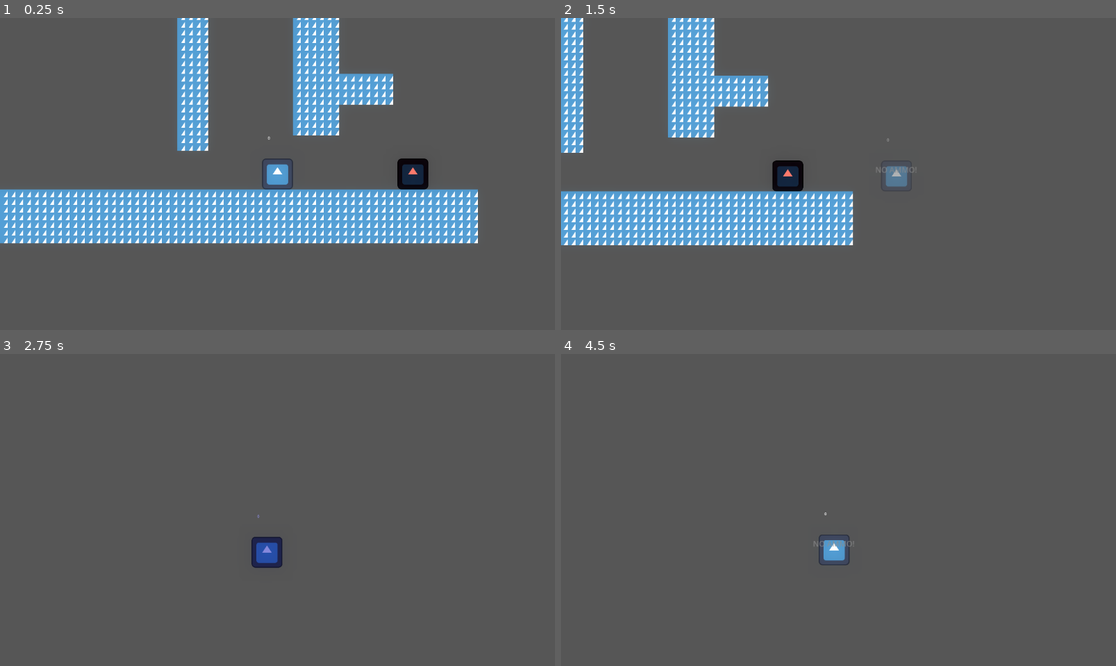
Above: before the commit, frames 1-4 (two rows, left to right).
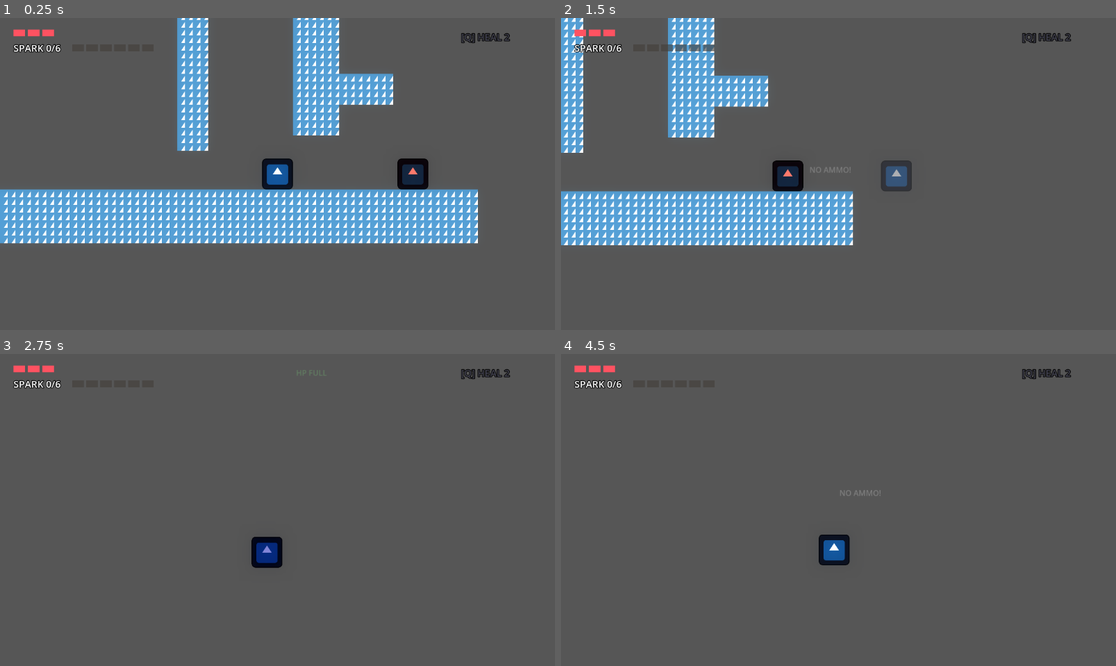
Above: after the commit, the same moments.

Repository: YllariSang/Action-Platformer-Prototype
Game: Godot game, scene res://Scenes/main.tscn
Same seed, same stepped clock (60 frames per second), same inputs: the game is played once before the commit and once after it. The engine's default icon, where the game draws it, is replaced by a stand-in: a white triangle on a blue panel in a dark square.
Inputs (mouse positions are in pixels of both pictures, inside the frame that each line leads up to):
- Up to frame 1 (0.25 s): no input
- Up to frame 2 (1.5 s): tap Enter (ui_accept) at 0.5 s; move the mouse to (960, 158) at 0.52 s; press the mouse at (960, 158) at 0.53 s; hold D (right) from 0.53 s (still down); tap Space (jump) at 0.77 s; tap Shift (dash) at 0.8, 1.35 s; move the mouse to (727, 189) at 1.27 s; release the mouse at (727, 189) at 1.28 s
- Up to frame 3 (2.75 s): tap Space (jump) at 1.52 s; tap Q (heal) at 1.55, 2.1 s; move the mouse to (333, 441) at 2.02 s; release D (right) at 2.03 s; hold A (left) from 2.03 s (still down); right-click (333, 441) at 2.3 s
- Up to frame 4 (4.5 s): move the mouse to (810, 572) at 2.77 s; release A (left) at 2.78 s; hold D (right) 2.78-4.28 s; right-click (810, 572) at 2.85 s; tap Space (jump) at 3.02, 3.77 s; click (810, 572) at 3.05 s; move the mouse to (1005, 556) at 3.52 s; press the mouse at (1005, 556) at 3.53 s; tap Shift (dash) at 3.8, 4.35 s; tap R (restart) at 4.15 s; move the mouse to (672, 463) at 4.27 s; release the mouse at (672, 463) at 4.28 s; hold A (left) from 4.28 s (still down)

The runs differ from the first frame. In frame 1, 1.0% of the frame differs, in the area x 2-92%, y 3-56%; in frame 2, 1.2%; in frame 3, 1.0%; in frame 4, 1.1%.

Commit message:
feat: add player health, death, spark healing and a screen-space HUD
The player could not die. take_damage() printed "Ouch!" and shook the camera,
so the parry had no stakes and the double-damage-on-recovery window had no
effect. Adds:

- 3 HP, 1s immunity window after a hit, with a blink so the sprite stays
  readable while invulnerable. The immunity window matters because the boss
  shotgun fires five bullets per volley, which would otherwise empty all
  three hearts at once.
- Death: stops input, drops the guard, triggers the result screen, and clears
  any pending slow motion. A cooldown timer already in flight is guarded so it
  cannot hand can_parry back to a corpse.
- Healing on Q for 2 Sparks, the only source of recovery. Refuses at full HP
  and when short on Sparks, both with a popup so the rule is legible.
- Dash i-frames cancel any hit, including the recovery penalty, with a DODGE!
  popup replacing the old console-only print.

Moves the HUD off the player sprite onto the existing empty UI CanvasLayer. It
was a Node2D at y=-150 under Sprite2D, so it floated with the player and
scaled with camera zoom. Now anchored top-left: red pips for HP, amber pips
and an "SPARK n/6" readout for Sparks, and a "[Q] HEAL 2" hint top-right that
lights green only when a heal is affordable.

Pips are built in code from max_hp/max_ammo rather than hand-placed. The
previous three fixed Pip1/Pip2/Pip3 nodes meant setting max_hp to 5 in the
inspector would have crashed. Text has a dark outline for legibility, and the
two pip colours are distinct so health and ammo are never confused.

Two bugs found while testing this. The spark row and label initially shared a
vertical band and overlapped, so the layout moved to VBox/HBox containers.
And shake_ui() captured its rest position at the start of each shake, so an
interrupted shake left the column displaced, the next shake treated that
displaced value as rest, and the HUD crept across the screen; the rest
position is now captured once after the first layout pass and every shake
hard-resets first. Verified over 100 overlapping shakes.

Also removes the dead ShootTimer node from flying_enemy.tscn and repoints
.vscode/settings.json from a Windows path to /usr/bin/godot.

Diff:
--- a/Scenes/flying_enemy.tscn
+++ b/Scenes/flying_enemy.tscn
@@ -16,7 +16,3 @@
 
 [node name="CollisionShape2D" type="CollisionShape2D" parent="."]
 shape = SubResource("CircleShape2D_tvc0l")
-
-[node name="ShootTimer" type="Timer" parent="."]
-wait_time = 2.0
-autostart = true
--- a/Scenes/main.tscn
+++ b/Scenes/main.tscn
@@ -7,6 +7,7 @@
 [ext_resource type="Script" uid="uid://dc2nm3ravxybl" path="res://Scripts/boss_trigger.gd" id="5_lquwl"]
 [ext_resource type="PackedScene" uid="uid://cafj7hxlulfef" path="res://Scenes/flying_enemy.tscn" id="6_6bp64"]
 [ext_resource type="PackedScene" uid="uid://drot3t2abc2wm" path="res://Scenes/melee_enemy.tscn" id="7_344ge"]
+[ext_resource type="PackedScene" path="res://Scenes/result_screen.tscn" id="8_result"]
 
 [sub_resource type="TileSetAtlasSource" id="TileSetAtlasSource_1bvp3"]
 texture = ExtResource("2_h2yge")
@@ -127,3 +128,5 @@
 
 [node name="MeleeEnemy" parent="." instance=ExtResource("7_344ge")]
 position = Vector2(-783, -39)
+
+[node name="ResultScreen" parent="." instance=ExtResource("8_result")]
--- a/Scenes/player.tscn
+++ b/Scenes/player.tscn
@@ -32,6 +32,25 @@
 scale_curve = SubResource("CurveTexture_x3wgy")
 color_ramp = SubResource("GradientTexture1D_x3wgy")
 
+[sub_resource type="Gradient" id="Gradient_heal"]
+offsets = PackedFloat32Array(0, 1)
+colors = PackedColorArray(1, 1, 1, 1, 0.35, 1, 0.45, 0.9)
+
+[sub_resource type="GradientTexture1D" id="GradientTexture1D_heal"]
+gradient = SubResource("Gradient_heal")
+
+[sub_resource type="ParticleProcessMaterial" id="ParticleProcessMaterial_heal"]
+particle_flag_disable_z = true
+emission_shape = 1
+emission_sphere_radius = 40.0
+spread = 180.0
+gravity = Vector3(0, -500, 0)
+scale_min = 3.0
+scale_max = 8.0
+initial_velocity_min = 120.0
+initial_velocity_max = 260.0
+color_ramp = SubResource("GradientTexture1D_heal")
+
 [sub_resource type="RectangleShape2D" id="RectangleShape2D_hqtel"]
 size = Vector2(64, 64)
 
@@ -55,22 +74,13 @@
 amount = 55
 process_material = SubResource("ParticleProcessMaterial_3smsa")
 
-[node name="SkewContainer" type="Node2D" parent="Sprite2D"]
-position = Vector2(0, -150)
-
-[node name="AmmoLabel" type="Label" parent="Sprite2D/SkewContainer"]
-unique_name_in_owner = true
-anchors_preset = 8
-anchor_left = 0.5
-anchor_top = 0.5
-anchor_right = 0.5
-anchor_bottom = 0.5
-offset_left = -40.5
-offset_top = -11.5
-offset_right = 40.5
-offset_bottom = 11.5
-grow_horizontal = 2
-grow_vertical = 2
+[node name="HealFire" type="GPUParticles2D" parent="Sprite2D"]
+scale = Vector2(2, 2)
+amount = 40
+emitting = false
+one_shot = true
+explosiveness = 0.95
+process_material = SubResource("ParticleProcessMaterial_heal")
 
 [node name="CollisionShape2D" type="CollisionShape2D" parent="."]
 shape = SubResource("RectangleShape2D_hqtel")
@@ -84,6 +94,77 @@
 one_shot = true
 
 [node name="UI" type="CanvasLayer" parent="."]
+layer = 10
+
+[node name="HudRoot" type="Control" parent="UI"]
+anchors_preset = 15
+anchor_right = 1.0
+anchor_bottom = 1.0
+grow_horizontal = 2
+grow_vertical = 2
+mouse_filter = 2
+unique_name_in_owner = true
+
+[node name="LeftColumn" type="VBoxContainer" parent="UI/HudRoot"]
+layout_mode = 1
+anchors_preset = 0
+offset_left = 28.0
+offset_top = 24.0
+offset_right = 320.0
+offset_bottom = 100.0
+mouse_filter = 2
+theme_override_constants/separation = 10
+
+[node name="HealthRow" type="HBoxContainer" parent="UI/HudRoot/LeftColumn"]
+layout_mode = 2
+mouse_filter = 2
+theme_override_constants/separation = 6
+
+[node name="SparkBlock" type="HBoxContainer" parent="UI/HudRoot/LeftColumn"]
+layout_mode = 2
+mouse_filter = 2
+theme_override_constants/separation = 10
+alignment = 1
+
+[node name="SparkLabel" type="Label" parent="UI/HudRoot/LeftColumn/SparkBlock"]
+unique_name_in_owner = true
+custom_minimum_size = Vector2(112, 0)
+layout_mode = 2
+mouse_filter = 2
+theme_override_colors/font_color = Color(1, 1, 1, 1)
+theme_override_colors/font_outline_color = Color(0, 0, 0, 0.9)
+theme_override_constants/outline_size = 6
+theme_override_font_sizes/font_size = 20
+text = "SPARK 0/6"
+vertical_alignment = 1
+
+[node name="SparkRow" type="HBoxContainer" parent="UI/HudRoot/LeftColumn/SparkBlock"]
+unique_name_in_owner = true
+layout_mode = 2
+size_flags_horizontal = 3
+size_flags_vertical = 4
+mouse_filter = 2
+theme_override_constants/separation = 5
+
+[node name="HealHint" type="Label" parent="UI/HudRoot"]
+unique_name_in_owner = true
+layout_mode = 1
+anchors_preset = 1
+anchor_left = 1.0
+anchor_right = 1.0
+offset_left = -260.0
+offset_top = 24.0
+offset_right = -28.0
+offset_bottom = 54.0
+grow_horizontal = 0
+mouse_filter = 2
+theme_override_colors/font_color = Color(0.5, 0.5, 0.55, 1)
+theme_override_colors/font_outline_color = Color(0, 0, 0, 0.9)
+theme_override_constants/outline_size = 6
+theme_override_font_sizes/font_size = 20
+text = "[Q] HEAL 2"
+horizontal_alignment = 1
+vertical_alignment = 1
 
 [node name="Camera2D" type="Camera2D" parent="."]
 script = ExtResource("4_hqtel")
--- a/Scripts/player.gd
+++ b/Scripts/player.gd
@@ -9,6 +9,12 @@
 @export var parry_duration: float = 0.2
 @export var parry_cooldown: float = 0.8
 @export var parry_success_cooldown: float = 0.1
+
+@export_category("Health")
+@export var max_hp: int = 3
+## Health does not regenerate on its own. Sparks are the only way back.
+@export var heal_cost: int = 2
+@export var invuln_time: float = 1.0
 
 @export_category("Movement")
 @export var speed: float = 300.0
@@ -25,7 +31,7 @@
 @export var coyote_time: float = 0.15
 
 # --- STATE MACHINE ---
-enum State { IDLE, RUN, ATTACK, PARRY, DASH, STUNNED, RECOVERY }
+enum State { IDLE, RUN, ATTACK, PARRY, DASH, STUNNED, RECOVERY, DEAD }
 var current_state = State.IDLE
 var current_ammo: int = 0
 var facing_direction: int = 1
@@ -33,6 +39,11 @@
 var jump_count: int = 0
 var can_dash: bool = true
 var coyote_timer: float = 0.0
+
+# Health
+var hp: int = 3
+var invuln_timer: float = 0.0
+var is_dead: bool = false
 
 # Charging Variables
 var charge_timer: float = 0.0
@@ -58,32 +69,76 @@
 @onready var sprite: Sprite2D = $Sprite2D
 @onready var spark_fire = $Sprite2D/SparkFire
 
-@onready var ui_container = $Sprite2D/SkewContainer
-
-# Use Unique Name to find the label inside the container
-@onready var label_ammo = %AmmoLabel
-
-var ui_origin_pos = Vector2.ZERO
-var ui_time = 0.0
+# --- HUD ---
+# The HUD lives on a CanvasLayer rather than following the player, so the
+# numbers stay put and are readable no matter where the camera is.
+@onready var hud_root: Control = $UI/HudRoot
+@onready var hud_column: VBoxContainer = $UI/HudRoot/LeftColumn
+@onready var health_row: HBoxContainer = $UI/HudRoot/LeftColumn/HealthRow
+@onready var spark_row: HBoxContainer = $UI/HudRoot/LeftColumn/SparkBlock/SparkRow
+@onready var label_spark: Label = $UI/HudRoot/LeftColumn/SparkBlock/SparkLabel
+@onready var label_heal: Label = $UI/HudRoot/HealHint
+
+## Built in code rather than placed in the scene so that changing `max_hp` or
+## `max_ammo` in the inspector just works. See rebuild_hud().
+var health_pips: Array[ColorRect] = []
+var spark_pips: Array[ColorRect] = []
+
+# Tint for a pip that still has value behind it, and one that is spent.
+const PIP_LIT := Color(1, 0.32, 0.38, 1)
+const PIP_EMPTY := Color(0.22, 0.22, 0.28, 0.55)
+const SPARK_LIT := Color(1, 0.72, 0.25, 1)
+const SPARK_EMPTY := Color(0.26, 0.24, 0.22, 0.6)
+
+## Tints kept in 0..1 so they read as colour rather than an over-bright blowout.
+## A value like Color(10, 10, 10) only looked right on flat placeholder shapes.
+const CHARGE_TINT := Color(0, 1, 1)      # cyan, charging the railgun
+const VULNERABLE_TINT := Color(0.5, 0.5, 0.8) # blue-grey, parry recovery
+const DASH_TINT := Color(1, 1, 1, 0.5)
+
+@onready var heal_fire: GPUParticles2D = $Sprite2D/HealFire
 
 var popup_scene = preload("res://Scenes/popup.tscn")
+
+## The HUD column's settled position, captured once after the first layout.
+## shake_ui() always returns to this, never to whatever the position happens to
+## be when a shake starts.
+var hud_rest_pos: Vector2 = Vector2.ZERO
+var _hud_shake_tween: Tween = null
+var _hud_rest_captured := false
 
 var was_max_ammo = false
 
 func _ready() -> void:
 	current_ammo = start_ammo
-
-
+	hp = max_hp
+
+	rebuild_hud()
 	update_ui()
 	parry_box.monitoring = false
 	parry_box.monitorable = false
+	heal_fire.emitting = false
+	SpriteFeedback.attach(sprite)
 
 	if not dash_timer.timeout.is_connected(_on_dash_timer_timeout):
 		dash_timer.timeout.connect(_on_dash_timer_timeout)
 
+	# The HUD column's rest position is only meaningful after the Container has
+	# run its first layout pass, which has not happened yet during _ready().
+	await get_tree().process_frame
+	await get_tree().process_frame
+	if is_instance_valid(hud_column):
+		hud_rest_pos = hud_column.position
+		_hud_rest_captured = true
+
 
 func _physics_process(delta: float) -> void:
 	if current_state == State.STUNNED: return
+
+	# A dead player keeps falling (so the body drops) but takes no input.
+	if is_dead:
+		tick_invuln_blink(delta)
+		return
 
 	# Strip the horizontal push applied last frame. Without this it would be
 	# read back as part of velocity.x by move_toward() and compound every frame.
@@ -122,10 +177,15 @@
 	#AIMING
 	parry_box.look_at(get_global_mouse_position())
 
+	#INVULNERABILITY BLINK
+	tick_invuln_blink(delta)
+
 	#ACTIONS
 	handle_attack_input(delta)
 
-	if Input.is_action_just_pressed("parry"):
+	if Input.is_action_just_pressed("heal"):
+		try_to_heal()
+	elif Input.is_action_just_pressed("parry"):
 		try_to_parry()
 	elif Input.is_action_just_pressed("dash"):
 		try_to_dash()
@@ -170,7 +230,8 @@
 func handle_attack_input(delta):
 	if current_state == State.PARRY or current_state == State.DASH or current_state == State.RECOVERY:
 		# Losing the state has to drop the charge, otherwise releasing the mouse
-		# after a dash fires a railgun that was never charged up.
+		# after a dash fires a railgun that was never charged up. The tint is not
+		# reset here: those states own sprite.modulate themselves.
 		is_charging = false
 		charge_timer = 0.0
 		return
@@ -178,14 +239,20 @@
 	if Input.is_action_pressed("attack"):
 		is_charging = true
 		charge_timer += delta
+		# Tints stay in 0..1 so they read as colour, not as an over-bright blowout
+		# that would clip on real artwork. Past 1.0 the charge is ready, so the
+		# shader flashes a pulse instead of pinning a static colour.
 		if charge_timer >= 1.0:
-			sprite.modulate = Color(0, 10, 10) # Cyan Glow
+			var pulse := 0.5 + 0.5 * sin(Time.get_ticks_msec() * 0.012)
+			SpriteFeedback.set_tint(sprite, Color(1, 1, 1).lerp(CHARGE_TINT, 0.75))
+			SpriteFeedback.flash(sprite, CHARGE_TINT, pulse * 0.5, 0.08)
 		elif charge_timer > 0.1:
-			sprite.modulate = Color(1, 1, 1).lerp(Color(0, 1, 1), charge_timer)
+			var t := clampf(charge_timer, 0.0, 1.0)
+			SpriteFeedback.set_tint(sprite, Color(1, 1, 1).lerp(CHARGE_TINT, t))
 
 	elif Input.is_action_just_released("attack"):
 		is_charging = false
-		sprite.modulate = Color(1, 1, 1)
+		reset_player_tint()
 
 		if charge_timer >= 1.0:
 			fire_railgun()
@@ -278,14 +345,23 @@
 
 	velocity.y = 0
 	velocity.x = dash_dir * dash_speed
-	sprite.modulate.a = 0.5
+	# Set the full colour, not just alpha, so a charge glow left on the sprite
+	# does not bleed into the dash silhouette.
+	reset_player_tint()
+	SpriteFeedback.set_tint(sprite, DASH_TINT)
 	dash_timer.start()
 
 func _on_dash_timer_timeout():
 	if current_state == State.DASH:
 		current_state = State.IDLE
 	velocity.x = 0
-	sprite.modulate.a = 1.0
+	reset_player_tint()
+
+## Clear the charge glow and any running flash, then return to the normal tint.
+## Centralised so dash / parry / release cannot leave a stray colour behind.
+func reset_player_tint() -> void:
+	SpriteFeedback.clear(sprite)
+	SpriteFeedback.set_tint(sprite, Color(1, 1, 1))
 
 func try_to_parry():
 	if current_state != State.IDLE and current_state != State.RUN: return
@@ -295,6 +371,7 @@
 	velocity.x = 0
 	velocity.y = 0
 	can_parry = false
+	reset_player_tint() # Drop any charge glow
 
 	parry_box.monitoring = true
 	parry_timer.start(parry_duration)
@@ -323,6 +400,7 @@
 
 		# Visuals
 		spark_fire.restart()
+		SpriteFeedback.flash(sprite, Color(0, 1, 1), 1.0, 0.12) # Cyan parry spark
 		shake_ui()
 		frame_freeze(0.1, 0.05)
 
@@ -341,35 +419,141 @@
 	parry_box.monitoring = false
 	if current_state == State.PARRY:
 		current_state = State.RECOVERY
-		sprite.modulate = Color(0.5, 0.5, 0.8) # Vulnerable Color
+		SpriteFeedback.set_tint(sprite, VULNERABLE_TINT) # Vulnerable Color
 
 func _on_parry_cooldown_timer_timeout() -> void:
+	if is_dead: return # A cooldown in flight must not hand the guard back
 	can_parry = true
 	if current_state == State.RECOVERY:
 		current_state = State.IDLE
-		sprite.modulate = Color(1, 1, 1)
+		reset_player_tint()
 
 # --- HELPERS ---
 
 func take_damage(amount: int):
+	if is_dead: return
+
+	# Dash i-frames beat everything, including the recovery penalty.
 	if current_state == State.DASH:
-		print("Dodged with I-Frames!")
-		return
-
+		spawn_popup("DODGE!", Color(0.4, 0.8, 1.0))
+		return
+
+	# Immunity window: a single bullet must not empty three hearts.
+	if invuln_timer > 0.0: return
+
+	# Landing a parry leaves you wide open, so getting hit there hurts double.
 	if current_state == State.RECOVERY:
 		amount *= 2
 
-	print("Ouch! Took", amount, "damage")
-	get_tree().call_group("camera", "add_shake", 0.3)
+	# A hit can knock the last heart off even mid-recovery, so clamp here and
+	# let die() run rather than bailing out partway through the feedback.
+	hp = max(hp - amount, 0)
+	invuln_timer = invuln_time
+	update_ui()
+	spawn_popup("-%d" % amount, Color(1, 0.4, 0.4))
+	# Red hit flash, layered over whatever tint the current state owns.
+	SpriteFeedback.flash(sprite, Color(1, 0.25, 0.25), 1.0, 0.15)
+	get_tree().call_group("camera", "add_shake", 0.4)
+	frame_freeze(0.1, 0.05)
+
+	if hp <= 0:
+		die()
+
+func tick_invuln_blink(delta: float) -> void:
+	if invuln_timer <= 0.0:
+		sprite.visible = true
+		return
+	invuln_timer -= delta
+	# Blink at ~12Hz so the player can read the sprite position.
+	sprite.visible = fmod(invuln_time - invuln_timer, 0.16) > 0.08
+
+func die() -> void:
+	if is_dead: return
+	is_dead = true
+	hp = 0
+	current_state = State.DEAD
+
+	# Drop the player's guard so nothing keeps hitting a corpse.
+	parry_box.monitoring = false
+	parry_box.monitorable = false
+	can_parry = false
+	can_dash = false
+	clear_recoil()
+	velocity = Vector2.ZERO
+	sprite.visible = true
+	reset_player_tint()
+	update_ui()
+
+	get_tree().call_group("camera", "add_shake", 0.8)
+	frame_freeze(0.2, 0.35)
+
+	var result_screen = get_tree().get_first_node_in_group("result_screen")
+	if result_screen and result_screen.has_method("show_result"):
+		result_screen.show_result(false)
+
+func try_to_heal() -> void:
+	if is_dead: return
+
+	if hp >= max_hp:
+		spawn_popup("HP FULL", Color(0.5, 1, 0.5))
+		return
+
+	if current_ammo < heal_cost:
+		spawn_popup("NEED %d SPARKS!" % heal_cost, Color(1, 0.7, 0.2))
+		return
+
+	current_ammo -= heal_cost
+	hp = min(hp + 1, max_hp)
+	update_ui()
+	spawn_popup("+1 HP", Color(0.4, 1, 0.5))
+	heal_fire.restart()
+	# Green flash so the heal reads on the player itself, not just the particles.
+	SpriteFeedback.flash(sprite, Color(0.4, 1, 0.5), 1.0, 0.25)
+	frame_freeze(0.3, 0.08)
+	get_tree().call_group("camera", "add_shake", 0.2)
+
+## Build the pip rows to match max_hp / max_ammo. Called on ready and whenever
+## those values change at runtime, so the HUD is never hardcoded to 3 and 6.
+func rebuild_hud() -> void:
+	_fill_pip_row(health_row, health_pips, max_hp, PIP_LIT)
+	_fill_pip_row(spark_row, spark_pips, max_ammo, SPARK_LIT)
+	label_heal.text = "[Q] HEAL %d" % heal_cost
+
+func _fill_pip_row(row: HBoxContainer, pips: Array[ColorRect], count: int, lit: Color) -> void:
+	for child in row.get_children():
+		child.queue_free()
+	pips.clear()
+
+	for i in count:
+		var pip := ColorRect.new()
+		pip.color = lit if i < count else PIP_EMPTY
+		pip.custom_minimum_size = Vector2(24, 14)
+		pip.size_flags_horizontal = Control.SIZE_SHRINK_CENTER
+		row.add_child(pip)
+		pips.append(pip)
 
 func update_ui():
+	# 0. HEALTH PIPS
+	for i in health_pips.size():
+		health_pips[i].color = PIP_LIT if i < hp else PIP_EMPTY
+
+	# 0b. SPARK PIPS
+	for i in spark_pips.size():
+		spark_pips[i].color = SPARK_LIT if i < current_ammo else SPARK_EMPTY
+
 	# 1. TEXT LOGIC
 	if current_ammo == max_ammo:
-		label_ammo.text = "MAX"
-		label_ammo.modulate = Color(0, 1, 1) # Cyan
+		label_spark.text = "SPARK MAX"
+		label_spark.modulate = Color(0, 1, 1) # Cyan
 	else:
-		label_ammo.text = str(current_ammo)
-		label_ammo.modulate = Color(1, 1, 1) # White
+		label_spark.text = "SPARK %d/%d" % [current_ammo, max_ammo]
+		label_spark.modulate = Color(1, 1, 1) # White
+
+	# 1b. HEAL HINT
+	# Brightens once a heal is actually affordable, so the cost is discoverable
+	# without needing a popup every time the player wonders.
+	var can_heal := not is_dead and hp < max_hp and current_ammo >= heal_cost
+	label_heal.modulate = Color(0.5, 1, 0.6, 1) if can_heal else Color(0.5, 0.5, 0.55, 1)
 
 	# 2. FIRE LOGIC
 	if current_ammo == 0:
@@ -405,31 +589,76 @@
 				grad.set_color(1, Color(0.9, 0.2, 0.1))
 
 func frame_freeze(time_scale, duration):
-	Engine.time_scale = time_scale
-	await get_tree().create_timer(duration * time_scale).timeout
-	Engine.time_scale = 1.0
+	# TimeControl owns Engine.time_scale so that overlapping freezes (a rapid
+	# double parry, or a parry during the boss cinematic) cannot cancel out.
+	var token = TimeControl.hold(time_scale)
+	# ignore_time_scale = true so `duration` is real seconds, not scaled ones.
+	await get_tree().create_timer(duration, true, false, true).timeout
+	TimeControl.release(token)
 
 func spawn_popup(text, color):
 	var popup = popup_scene.instantiate()
-	add_child(popup)
+	# Parented to the world, not the player, so the popup stays put instead of
+	# being dragged along by a dash.
+	get_parent().add_child(popup)
+	popup.global_position = global_position
 	popup.setup(text, color)
 
 func shake_ui():
+	# Guard: if a parry lands before the initial layout has settled, there is no
+	# rest position to return to yet. The HUD simply does not punch this once.
+	if not _hud_rest_captured:
+		update_ui()
+		return
+
+	# Kill any shake still in flight and hard-reset first. Overlapping parries
+	# interrupt each other constantly, and a killed tween never runs its own
+	# restore step, so without this the HUD is left mid-shake.
+	_cancel_hud_shake()
+
 	var tween = create_tween()
-
-	#Flash Cyan
-	label_ammo.modulate = Color(0, 1, 1)
-
-	#Scale Pulse (Punch effect) on the container
+	_hud_shake_tween = tween
+
+	# Flash the spark readout cyan on a successful parry.
+	label_spark.modulate = Color(0, 1, 1)
+
+	# The HUD root is anchored to the viewport, so it can be scaled about its
+	# own centre. Pivot is set from the live size each time so the punch stays
+	# centred at any window size.
+	hud_root.pivot_offset = hud_root.size * 0.5
+
 	tween.set_parallel(true)
-	tween.tween_property(ui_container, "scale", Vector2(1.2, 1.2), 0.05)
-
-	#Shake Position
-	for i in range(5):
-		var offset = Vector2(randf_range(-8, 8), randf_range(-8, 8))
-		tween.tween_property(ui_container, "position", ui_origin_pos + offset, 0.05)
-
-	#Return to normal
-	tween.chain().tween_property(ui_container, "scale", Vector2(1.0, 1.0), 0.1)
-	tween.tween_property(label_ammo, "modulate", Color(1, 1, 1), 0.2)
-	tween.tween_property(ui_container, "position", ui_origin_pos, 0.1)
+	tween.tween_property(hud_root, "scale", Vector2(1.06, 1.06), 0.05)
+
+	# Small positional shake. This targets LeftColumn rather than a nested row:
+	# children of a Container have their positions rewritten on every layout
+	# pass, so tweening one would fight the container and snap back.
+	#
+	# The rest position is captured ONCE after the first layout, never re-read
+	# mid-shake. Reading it at the start of each shake compounded the error:
+	# an interrupted shake left the column displaced, the next shake captured
+	# that displaced value as "rest", and the drift accumulated every parry.
+	for i in range(4):
+		var offset := Vector2(randf_range(-5, 5), randf_range(-3, 3))
+		tween.tween_property(hud_column, "position", hud_rest_pos + offset, 0.05)
+
+	# Return to normal
+	tween.chain().tween_property(hud_root, "scale", Vector2.ONE, 0.1)
+	tween.chain().tween_property(hud_column, "position", hud_rest_pos, 0.1)
+	tween.chain().tween_callback(_finish_hud_shake)
+
+func _cancel_hud_shake() -> void:
+	if _hud_shake_tween != null and _hud_shake_tween.is_valid():
+		_hud_shake_tween.kill()
+	_hud_shake_tween = null
+	hud_column.position = hud_rest_pos
+	hud_root.scale = Vector2.ONE
+
+func _finish_hud_shake() -> void:
+	_cancel_hud_shake()
+	# Re-read the truth from the model rather than assuming white is correct.
+	# A parry can max the sparks out, in which case cyan is the right colour.
+	if current_ammo == max_ammo:
+		label_spark.modulate = Color(0, 1, 1)
+	else:
+		label_spark.modulate = Color(1, 1, 1)
Not shown: 1 places in Scenes/main.tscn that only renumber resources
Not shown: 1 places in Scenes/player.tscn that only renumber resources
Not shown, added: AGENTS.md
Not shown, changed: README.md
